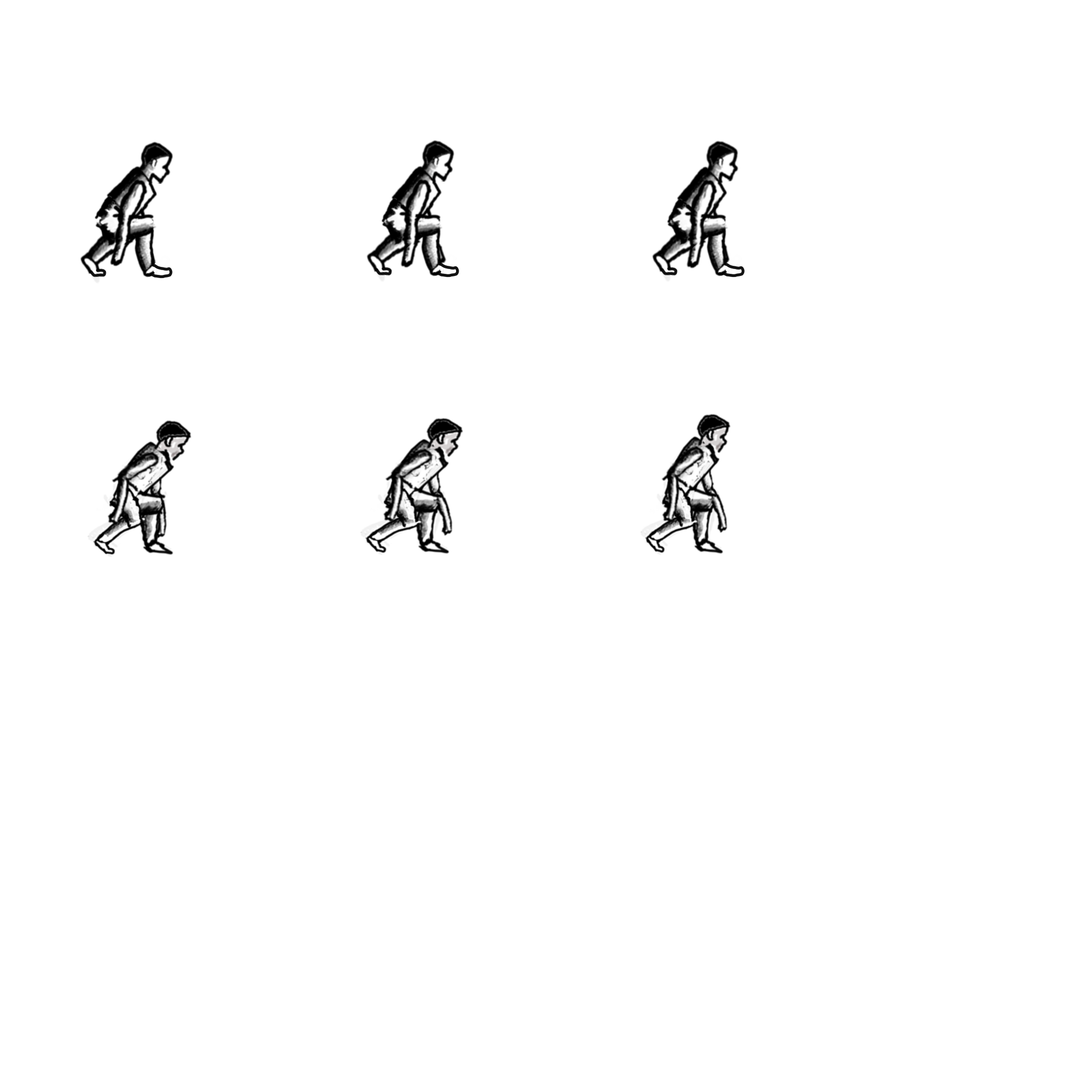
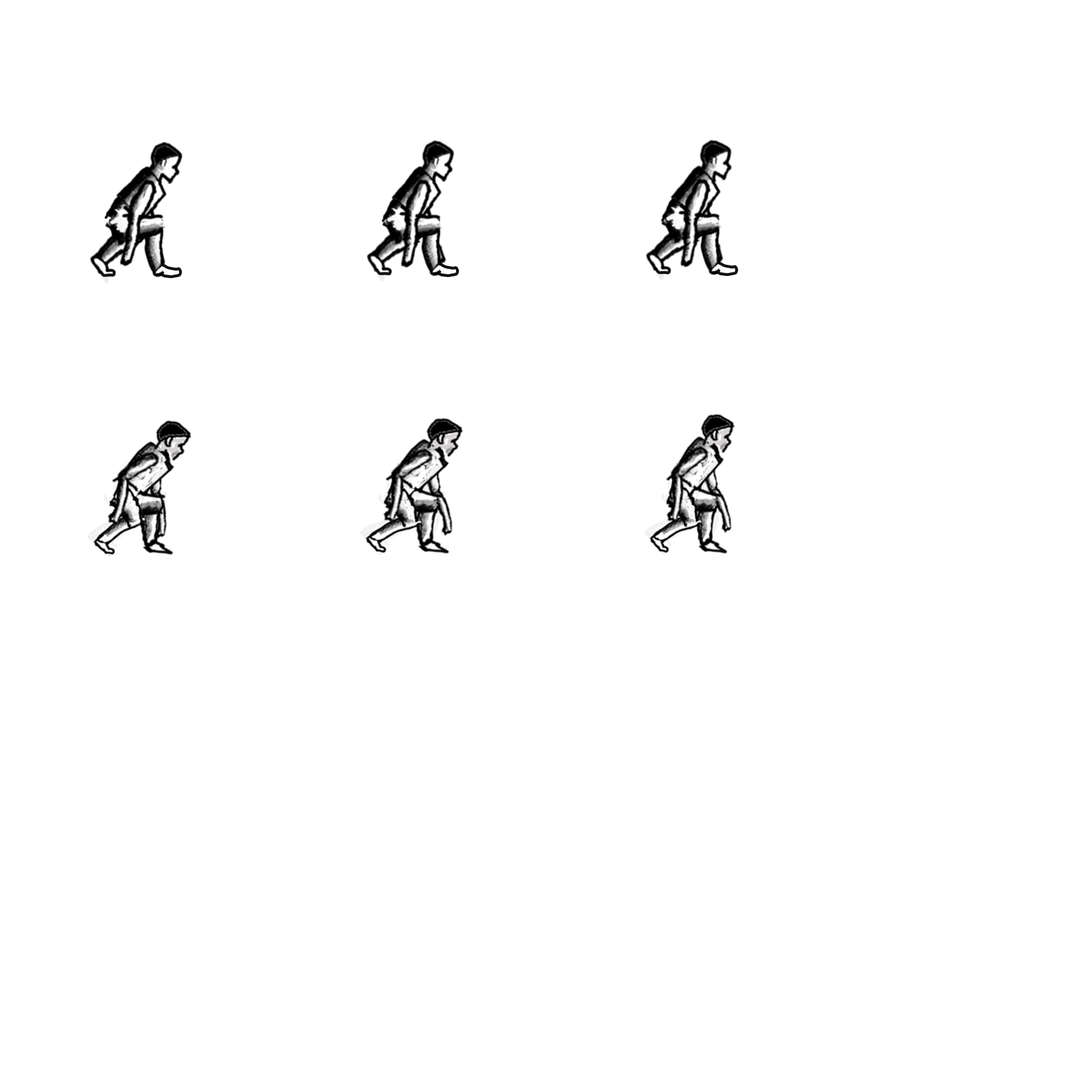
Two versions of the same layered image (1091px x 1091px). Layer-by-layer changes:
painted on "coxa de tras" (1st of 6, in "in_chouch - De frente para a direita - de costas - frame 1") over bbox(79, 204, 183, 273)
painted on "peitoral" (1st of 6, in "in_chouch - De frente para a direita - de costas - frame 1") over bbox(102, 141, 184, 239)
painted on "panturrilha da frente" (1st of 6, in "in_chouch - De frente para a direita - de costas - frame 1") over bbox(79, 204, 171, 284)
painted on "antebraço de tras" (3rd of 3, in "in_chouch - De frente para a direita - de costas - frame 3") over bbox(648, 170, 717, 273)
painted on "braço de tras" (3rd of 3, in "in_chouch - De frente para a direita - de costas - frame 3") over bbox(660, 139, 740, 239)
painted on "coxa de tras" (3rd of 6, in "in_chouch - De frente para a direita - de costas - frame 3") over bbox(645, 170, 746, 273)
painted on "coxa da frente" (3rd of 6, in "in_chouch - De frente para a direita - de costas - frame 3") over bbox(645, 139, 746, 273)
painted on "peitoral" (3rd of 6, in "in_chouch - De frente para a direita - de costas - frame 3") over bbox(660, 139, 740, 239)
painted on "panturrilha de tras" (3rd of 6, in "in_chouch - De frente para a direita - de costas - frame 3") over bbox(648, 170, 746, 282)
painted on "panturrilha da frente" (3rd of 6, in "in_chouch - De frente para a direita - de costas - frame 3") over bbox(645, 170, 746, 282)
painted on "femur" (3rd of 6, in "in_chouch - De frente para a direita - de costas - frame 3") over bbox(645, 170, 717, 273)
painted on "braço da frente" (3rd of 6, in "in_chouch - De frente para a direita - de costas - frame 3") over bbox(660, 139, 740, 239)
painted on "antebraço da frente" (3rd of 6, in "in_chouch - De frente para a direita - de costas - frame 3") over bbox(648, 170, 746, 273)
painted on "peitoral" (6th of 6, in "in_chouch - De frente pra direita - de frente - frame 3") over bbox(656, 413, 736, 512)
…and 22 more changes (22 painted)
